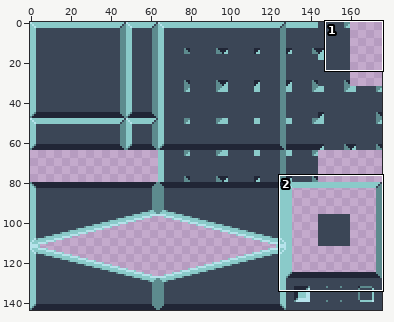
Sprite sheet: Assets/Sprites and Textures/EnvironmentTiles/SewerTileset.png. The first picture is a wide view before the edit; the outline marks the close-up.
Close-up. Before the commit:
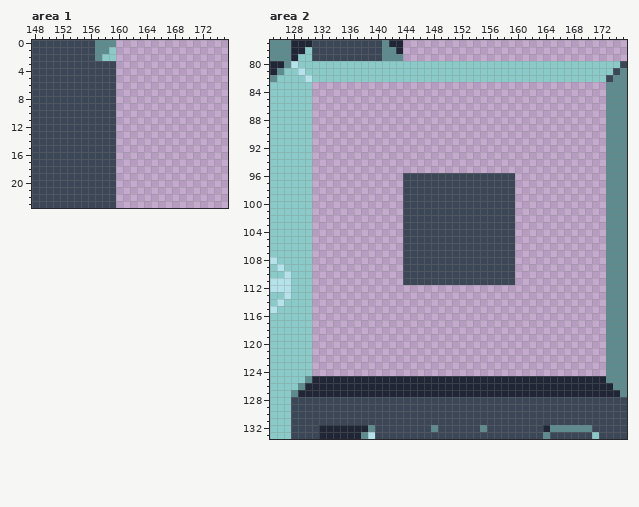
The file is 176x144 pixels. Shown: area 1: x 148..175, y 0..23; area 2: x 125..175, y 77..133.
The same view after the edit:
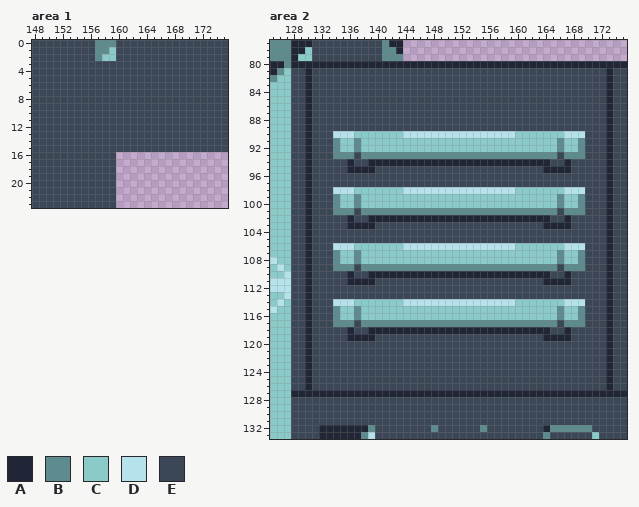
Palette (. is transparent): A #212636  B #5d8b8e  C #8acac9  D #b6e3eb  E #3b4656
Change:
Changed rows in their new state; - is an unchanged pixel.
Area 1:
first column x 160:
 0 EEEEEEEEEEEEEEEE
 1 EEEEEEEEEEEEEEEE
 2 EEEEEEEEEEEEEEEE
 3 EEEEEEEEEEEEEEEE
 4 EEEEEEEEEEEEEEEE
 5 EEEEEEEEEEEEEEEE
 6 EEEEEEEEEEEEEEEE
 7 EEEEEEEEEEEEEEEE
 8 EEEEEEEEEEEEEEEE
 9 EEEEEEEEEEEEEEEE
10 EEEEEEEEEEEEEEEE
11 EEEEEEEEEEEEEEEE
12 EEEEEEEEEEEEEEEE
13 EEEEEEEEEEEEEEEE
14 EEEEEEEEEEEEEEEE
15 EEEEEEEEEEEEEEEE
Area 2:
first column x 128:
 80 AAAAAAAAAAAAAAAAAAAAAAAAAAAAAAAAAAAAAAAAAAAAAAAA
 81 EEAEEEEEEEEEEEEEEEEEEEEEEEEEEEEEEEEEEEEEEEEEEA-E
 82 EEAEEEEEEEEEEEEEEEEEEEEEEEEEEEEEEEEEEEEEEEEEEAEE
 83 EEAEEEEEEEEEEEEEEEEEEEEEEEEEEEEEEEEEEEEEEEEEEAEE
 84 EEAEEEEEEEEEEEEEEEEEEEEEEEEEEEEEEEEEEEEEEEEEEAEE
 85 EEAEEEEEEEEEEEEEEEEEEEEEEEEEEEEEEEEEEEEEEEEEEAEE
 86 EEAEEEEEEEEEEEEEEEEEEEEEEEEEEEEEEEEEEEEEEEEEEAEE
 87 EEAEEEEEEEEEEEEEEEEEEEEEEEEEEEEEEEEEEEEEEEEEEAEE
 88 EEAEEEEEEEEEEEEEEEEEEEEEEEEEEEEEEEEEEEEEEEEEEAEE
 89 EEAEEEEEEEEEEEEEEEEEEEEEEEEEEEEEEEEEEEEEEEEEEAEE
 90 EEAEEEDDDCCCCCCCDDDDDDDDDDDDDDDDCCCCCCCDDDEEEAEE
 91 EEAEEEBCCBCCCCCCCCCCCCCCCCCCCCCCCCCCCCBCCBEEEAEE
 92 EEAEEEBCCBCCCCCCCCCCCCCCCCCCCCCCCCCCCCBCCBEEEAEE
 93 EEAEEEBBBEBBBBBBBBBBBBBBBBBBBBBBBBBBBBEBBBEEEAEE
 94 EEAEEEEEAEEAAAAAAAAAAAAAAAAAAAAAAAAAAEEAEEEEEAEE
 95 EEAEEEEEAAAAEEEEEEEEEEEEEEEEEEEEEEEEAAAAEEEEEAEE
 96 EEAEEEEEEEEEEEEE----------------EEEEEEEEEEEEEAEE
 97 EEAEEEEEEEEEEEEE----------------EEEEEEEEEEEEEAEE
 98 EEAEEEDDDCCCCCCCDDDDDDDDDDDDDDDDCCCCCCCDDDEEEAEE
 99 EEAEEEBCCBCCCCCCCCCCCCCCCCCCCCCCCCCCCCBCCBEEEAEE
100 EEAEEEBCCBCCCCCCCCCCCCCCCCCCCCCCCCCCCCBCCBEEEAEE
101 EEAEEEBBBEBBBBBBBBBBBBBBBBBBBBBBBBBBBBEBBBEEEAEE
102 EEAEEEEEAEEAAAAAAAAAAAAAAAAAAAAAAAAAAEEAEEEEEAEE
103 EEAEEEEEAAAAEEEE----------------EEEEAAAAEEEEEAEE
104 EEAEEEEEEEEEEEEE----------------EEEEEEEEEEEEEAEE
105 EEAEEEEEEEEEEEEE----------------EEEEEEEEEEEEEAEE
106 EEAEEEDDDCCCCCCCDDDDDDDDDDDDDDDDCCCCCCCDDDEEEAEE
107 EEAEEEBCCBCCCCCCCCCCCCCCCCCCCCCCCCCCCCBCCBEEEAEE
108 EEAEEEBCCBCCCCCCCCCCCCCCCCCCCCCCCCCCCCBCCBEEEAEE
109 EEAEEEBBBEBBBBBBBBBBBBBBBBBBBBBBBBBBBBEBBBEEEAEE
110 EEAEEEEEAEEAAAAAAAAAAAAAAAAAAAAAAAAAAEEAEEEEEAEE
111 EEAEEEEEAAAAEEEE----------------EEEEAAAAEEEEEAEE
112 EEAEEEEEEEEEEEEEEEEEEEEEEEEEEEEEEEEEEEEEEEEEEAEE
113 EEAEEEEEEEEEEEEEEEEEEEEEEEEEEEEEEEEEEEEEEEEEEAEE
114 EEAEEEDDDCCCCCCCDDDDDDDDDDDDDDDDCCCCCCCDDDEEEAEE
115 EEAEEEBCCBCCCCCCCCCCCCCCCCCCCCCCCCCCCCBCCBEEEAEE
116 EEAEEEBCCBCCCCCCCCCCCCCCCCCCCCCCCCCCCCBCCBEEEAEE
117 EEAEEEBBBEBBBBBBBBBBBBBBBBBBBBBBBBBBBBEBBBEEEAEE
118 EEAEEEEEAEEAAAAAAAAAAAAAAAAAAAAAAAAAAEEAEEEEEAEE
119 EEAEEEEEAAAAEEEEEEEEEEEEEEEEEEEEEEEEAAAAEEEEEAEE
120 EEAEEEEEEEEEEEEEEEEEEEEEEEEEEEEEEEEEEEEEEEEEEAEE
121 EEAEEEEEEEEEEEEEEEEEEEEEEEEEEEEEEEEEEEEEEEEEEAEE
122 EEAEEEEEEEEEEEEEEEEEEEEEEEEEEEEEEEEEEEEEEEEEEAEE
123 EEAEEEEEEEEEEEEEEEEEEEEEEEEEEEEEEEEEEEEEEEEEEAEE
124 EEAEEEEEEEEEEEEEEEEEEEEEEEEEEEEEEEEEEEEEEEEEEAEE
125 EEAEEEEEEEEEEEEEEEEEEEEEEEEEEEEEEEEEEEEEEEEEEAEE
126 EE-EEEEEEEEEEEEEEEEEEEEEEEEEEEEEEEEEEEEEEEEEE-EE
127 A----------------------------------------------A
